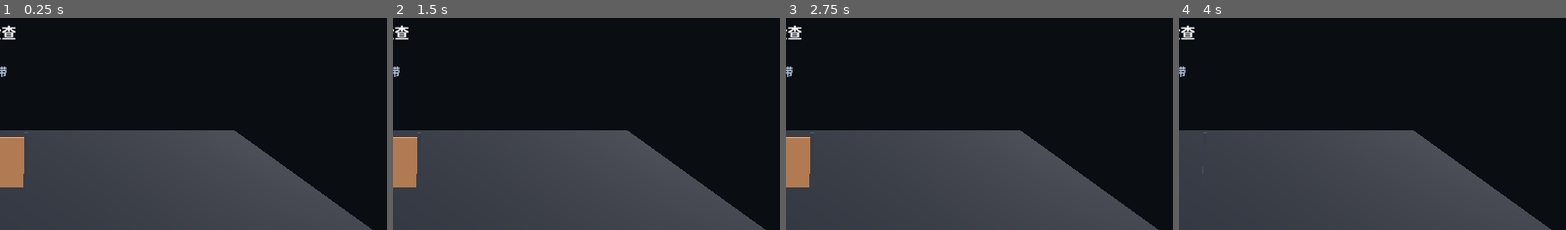
Above: before the commit, frames 1-4 (left to right).
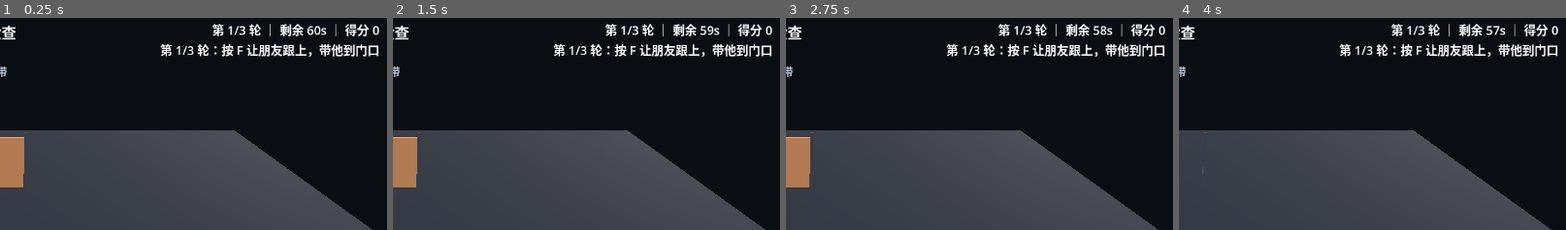
Above: after the commit, the same moments.

Repository: RequieMa/dual-faced-world
Game: Godot game, scene res://scenes/main.tscn
The game is run twice, just before and just after one commit, with the same random seed, the same clock (stepped at 60 frames per second) and the same inputs.
Inputs (mouse positions are % of the whole screen's width and height, from its top left):
- Up to frame 1 (0.25 s): no input
- Up to frame 2 (1.5 s): tap Enter at 0.5 s; move the mouse to (72, 44) at 0.52 s; hold D 0.53-1.25 s; tap 1 (game_camera_1) at 0.6 s; click (72, 44) at 0.67 s; tap 2 (game_camera_2) at 0.8 s; tap R (game_restart, bound only after the commit) at 1.25 s; drag from (30, 54) to (45, 69) at 1.27 s
- Up to frame 3 (2.75 s): tap R (game_restart, bound only after the commit) at 2 s; move the mouse to (60, 26) at 2.02 s; hold D from 2.03 s (still down); tap 0 (game_camera_off) at 2.1 s; tap Tab (game_cycle_npc) at 2.3 s
- Up to frame 4 (4 s): release D at 2.75 s; tap R (game_restart, bound only after the commit) at 2.75, 3.5 s; drag from (45, 69) to (20, 33) at 2.77 s; move the mouse to (80, 64) at 3.52 s; hold A from 3.53 s (still down); tap Space (game_dialogue) at 3.6 s; tap H (game_door) at 3.8 s
The pictures show only the part of the screen within x 49-99%, y 0-50%; the shares and areas given below are measured in that part.

The runs differ from the first frame. In frame 1, 2.8% of the frame differs, in the area x 41-98%, y 2-19%; in frame 2, 2.8%; in frame 3, 2.8%; in frame 4, 2.8%.

Commit message:
feat: 可玩 demo —— 3 轮限时把朋友引导到门口 (#43)
* feat: add a playable 3-round prologue demo (guide the friend to the door)

GameRoot now runs a small playable loop on top of the existing systems:

- 3 rounds x 60s: press F to make npc_imaginary follow its route to the door; arriving
  completes the round (score = 100 + seconds left), timeout fails the round (R retries,
  R after winning replays)
- burning a camera costs 30 points per camera (burned stays burned, M16); each round
  unlocks one tape for the inspection panel (demo stand-in for scene pickups)
- demo HUD (round / timer / score / objective) built in code; demo auto-starts only when
  auto_tick is true so headless tests keep the old assembly contract (start_demo() drives it)
- tests/test_prologue_demo.gd: 31 assertions (full run, timeout + retry, burn penalty,
  HUD, tape unlock, loop round sync)

* fix: guard the demo test count and settle burns on phase change

Review follow-ups:
- tests/test_prologue_demo: EXPECTED_CHECKS = 37 guard (a missing or renamed demo API now
  fails the suite instead of printing a false PASS); assert TapeArchive exists; assert the
  NPC reset at round 2; assert outcome=timeout in loop history; assert a retry does not
  unlock an extra tape; settle burned cameras before phase changes and assert no double
  penalty
- game_root: start_demo fails loudly when the target NPC is missing; the first demo round
  resets the world; burn penalties are settled on arrival/timeout; retries no longer unlock
  tapes; R works while the tape panel is open; failures record outcome=timeout
- docs/README/API table: ceil wording, R semantics, demo API rows
- tests/test_game_root_input: cover game_restart registration/cleanup

* fix: settle burns across the lost phase and record the won outcome

- complete_round now writes end_round({outcome: won}) so the winning round is not
  recorded as 'rewind' by a later replay
- retry settles cameras burned after the timeout (the clock keeps ticking while lost) and
  closes the tape panel; test burns C2 while lost and asserts the -60 total, then no double
- docs/TODO updated to the real assertion count (40) and tape-unlock wording

Diff:
--- a/scripts/game_root.gd
+++ b/scripts/game_root.gd
@@ -58,6 +58,7 @@
 	"game_tape_forward": KEY_UP,
 	"game_tape_back": KEY_DOWN,
 	"game_close": KEY_ESCAPE,
+	"game_restart": KEY_R,
 }
 
 const HINT_TEXTS := {
@@ -107,6 +108,22 @@
 var _tape_index: int = 0
 var _tape_time: float = 0.0
 const TAPE_SEEK_STEP := 10.0
+
+## 可玩 demo（序章）：数据驱动的轮次目标，剧情以后重设计也不影响这套骨架。
+const DEMO_ROUNDS := 3
+const DEMO_ROUND_TIME := 60.0
+const DEMO_ROUND_SCORE := 100
+const DEMO_BURN_PENALTY := 30
+const DEMO_TARGET_NPC := "npc_imaginary"
+
+var _demo_round: int = 0
+var _demo_score: int = 0
+var _demo_time_left: float = 0.0
+var _demo_phase: String = "idle"
+var _demo_message: String = ""
+var _demo_round_burned: Array[String] = []
+var _demo_hud: CanvasLayer = null
+var _demo_label: Label = null
 
 
 func _ready() -> void:
@@ -120,6 +137,8 @@
 	_capture_world_initial_state()
 	_refresh_hud()
 	set_process(auto_tick)
+	if auto_tick:
+		start_demo()
 
 
 func _exit_tree() -> void:
@@ -140,12 +159,12 @@
 
 
 ## 按键分发（InputMap 是唯一来源）：测试直接调用它，避免依赖真实输入循环。
-## 面板打开时只响应录像带相关按键，避免后台误切机位/发提示。
+## 面板打开时只响应录像带相关按键与重试，避免后台误切机位/发提示。
 func dispatch_key_event(event: InputEventKey) -> bool:
 	if not event.pressed or event.echo:
 		return false
 	for action in INPUT_ACTIONS:
-		if _tape_open and not (String(action).begins_with("game_tape") or action == "game_close"):
+		if _tape_open and not (String(action).begins_with("game_tape") or action == "game_close" or action == "game_restart"):
 			continue
 		if event.is_action_pressed(action):
 			return handle_action(action)
@@ -367,6 +386,9 @@
 			return _action_tape_seek(-TAPE_SEEK_STEP)
 		"game_close":
 			return _action_close()
+		"game_restart":
+			_demo_retry()
+			return true
 		_:
 			return false
 
@@ -604,6 +626,157 @@
 	}
 
 
+# --- 可玩 demo（序章） -----------------------------------------------------------
+
+## 3 轮目标：每轮限时把朋友（npc_imaginary）引导到门口。
+## 到达 = NPC 的 waypoint_index 走完 route 并进入 WAIT；超时 = 本轮失败，按 R 重试。
+## 分数 = 每轮 100 + 剩余秒数，烧毁摄像头每台 -30（永久烧毁，符合 M16）。
+func start_demo() -> void:
+	if not _npcs.has(DEMO_TARGET_NPC):
+		_fail("demo 目标 NPC %s 不存在" % DEMO_TARGET_NPC)
+	_demo_round = 1
+	_demo_score = 0
+	_demo_phase = "playing"
+	_begin_demo_round(true)
+
+
+func is_demo_active() -> bool:
+	return _demo_phase == "playing"
+
+
+func get_demo_state() -> Dictionary:
+	return {
+		"phase": _demo_phase,
+		"round": _demo_round,
+		"rounds": DEMO_ROUNDS,
+		"time_left": _demo_time_left,
+		"score": _demo_score,
+		"message": _demo_message,
+		"burned": _burned_cameras(),
+	}
+
+
+func _begin_demo_round(discover_tape: bool = true) -> void:
+	_demo_time_left = DEMO_ROUND_TIME
+	_demo_round_burned = _burned_cameras()
+	_demo_message = "第 %d/%d 轮：按 F 让朋友跟上，带他到门口" % [_demo_round, DEMO_ROUNDS]
+	if _loop_manager.get_round_index() == 0:
+		start_round()
+		reset_for_loop(0.0)
+	else:
+		restart_round(0.0)
+	if discover_tape:
+		_discover_next_tape()
+	_ensure_demo_hud()
+	_refresh_demo_hud()
+
+
+func _update_demo(delta: float) -> void:
+	if _demo_phase != "playing":
+		return
+	_demo_time_left = maxf(0.0, _demo_time_left - delta)
+	_apply_burn_penalty()
+	if _demo_target_arrived():
+		_complete_demo_round()
+	elif _demo_time_left <= 0.0:
+		_demo_fail("超时")
+	_refresh_demo_hud()
+
+
+func _demo_target_arrived() -> bool:
+	var npc = _npcs.get(DEMO_TARGET_NPC)
+	if npc == null or not is_instance_valid(npc):
+		return false
+	var npc_state: Dictionary = npc.get_state()
+	return String(npc_state.get("state", "")) == "WAIT" \
+		and int(npc_state.get("route_size", 0)) > 0 \
+		and int(npc_state.get("waypoint_index", 0)) >= int(npc_state.get("route_size", 0))
+
+
+func _apply_burn_penalty() -> void:
+	for camera_id in _burned_cameras():
+		if _demo_round_burned.has(camera_id):
+			continue
+		_demo_round_burned.append(camera_id)
+		_demo_score -= DEMO_BURN_PENALTY
+		_demo_message = "摄像头 %s 过载烧毁，扣 %d 分" % [camera_id, DEMO_BURN_PENALTY]
+
+
+func _complete_demo_round() -> void:
+	_demo_score += DEMO_ROUND_SCORE + int(ceil(_demo_time_left))
+	if _round_active:
+		end_round({"outcome": "won"})
+	if _demo_round >= DEMO_ROUNDS:
+		_demo_phase = "won"
+		_demo_message = "演示通关 · 得分 %d（按 R 重玩）" % _demo_score
+	else:
+		_demo_round += 1
+		_begin_demo_round()
+
+
+func _demo_fail(reason: String) -> void:
+	_demo_phase = "lost"
+	_demo_message = "本轮失败：%s（按 R 重试）" % reason
+	if _round_active:
+		end_round({"outcome": "timeout"})
+
+
+func _demo_retry() -> void:
+	if _demo_phase == "lost":
+		# 失败后计时仍在跑（tick 继续推进摄像头），重试前把这段烧毁补扣。
+		_apply_burn_penalty()
+		_demo_phase = "playing"
+		if _tape_open:
+			_close_tape()
+		_begin_demo_round(false)  # 重试不额外解锁磁带
+	elif _demo_phase == "won":
+		start_demo()
+
+
+func _burned_cameras() -> Array[String]:
+	var burned: Array[String] = []
+	if not is_instance_valid(_camera_session):
+		return burned
+	for camera_id in _camera_session.get_state().get("burned", []):
+		burned.append(String(camera_id))
+	return burned
+
+
+func _discover_next_tape() -> void:
+	var archive = get_node_or_null("/root/TapeArchive")
+	if archive == null or not archive.has_method("get_tapes"):
+		return
+	if archive.has_method("load_default_library") and archive.get_tapes().is_empty():
+		archive.load_default_library()
+	for tape in archive.get_tapes():
+		if not bool(tape.known_to_player):
+			archive.discover(String(tape.tape_id))
+			return
+
+
+func _ensure_demo_hud() -> void:
+	if _demo_hud != null:
+		return
+	_demo_hud = CanvasLayer.new()
+	_demo_hud.name = "DemoHud"
+	add_child(_demo_hud)
+	_demo_label = Label.new()
+	_demo_label.set_anchors_and_offsets_preset(Control.PRESET_TOP_RIGHT)
+	_demo_label.offset_left = -460.0
+	_demo_label.offset_top = 20.0
+	_demo_label.offset_right = -24.0
+	_demo_label.horizontal_alignment = HORIZONTAL_ALIGNMENT_RIGHT
+	_demo_label.add_theme_font_size_override("font_size", 18)
+	_demo_hud.add_child(_demo_label)
+
+
+func _refresh_demo_hud() -> void:
+	if _demo_label == null:
+		return
+	_demo_label.text = "第 %d/%d 轮 ｜ 剩余 %ds ｜ 得分 %d\n%s" % [
+		_demo_round, DEMO_ROUNDS, int(ceil(_demo_time_left)), _demo_score, _demo_message]
+
+
 # --- HUD -----------------------------------------------------------------------
 
 func _refresh_hud() -> void:
@@ -645,6 +818,7 @@
 		var npc = _npcs[target_id]
 		if is_instance_valid(npc) and npc.has_method("tick"):
 			npc.tick(delta)
+	_update_demo(delta)
 
 
 # --- 摄像头（W1） ---------------------------------------------------------------
--- a/tests/test_game_root_input.gd
+++ b/tests/test_game_root_input.gd
@@ -20,7 +20,7 @@
 	"game_camera_off", "game_hint_follow", "game_hint_wait", "game_hint_open",
 	"game_indicator", "game_door", "game_cycle_npc", "game_dialogue",
 	"game_tape", "game_tape_next", "game_tape_prev", "game_tape_forward",
-	"game_tape_back", "game_close",
+	"game_tape_back", "game_close", "game_restart",
 ]
 
 var _failures: Array[String] = []
--- /dev/null
+++ b/tests/test_prologue_demo.gd
@@ -0,0 +1,216 @@
+extends SceneTree
+## 可玩 demo（序章）测试：3 轮目标 / 计时 / 得分 / 失败重试 / 烧毁扣分 / 磁带解锁。
+## 运行：godot --headless --path . --script tests/test_prologue_demo.gd
+## 退出码 0 = 全绿，1 = 有用例失败。
+
+const SCENE_PATH := "res://scenes/game_root.tscn"
+## 全绿时应执行的断言数：运行时错误会中止当前函数，靠数量守恒抓住「假绿」。
+const EXPECTED_CHECKS := 40
+
+var _failures: Array[String] = []
+var _checks: int = 0
+var _started := false
+
+
+func _initialize() -> void:
+	_check("存在 scenes/game_root.tscn", ResourceLoader.exists(SCENE_PATH))
+
+
+func _process(_delta: float) -> bool:
+	if _started:
+		return false
+	_started = true
+	_run_tests()
+	return false
+
+
+func _run_tests() -> void:
+	_check("存在 TapeArchive autoload", root.get_node_or_null("TapeArchive") != null)
+	_test_full_run()
+	_test_timeout_and_retry()
+	_test_burn_penalty()
+	_report()
+
+
+# --- 通关流程 ------------------------------------------------------------------
+
+func _test_full_run() -> void:
+	var instance := _new_game_root()
+	if instance == null:
+		_check("game_root 可实例化", false)
+		return
+	instance.start_demo()
+	var state: Dictionary = instance.get_demo_state()
+	_check("start_demo 后进入 playing", String(state["phase"]) == "playing", str(state))
+	_check("第 1/3 轮", int(state["round"]) == 1 and int(state["rounds"]) == 3, str(state))
+	_check("限时 60 秒", is_equal_approx(float(state["time_left"]), 60.0), str(state))
+	_check("开局得分为 0", int(state["score"]) == 0, str(state))
+	_check("开局自动开始循环第 1 轮", instance.get_loop_manager().get_round_index() == 1)
+	_check("有 demo HUD", instance.get_node_or_null("DemoHud") != null)
+	var hud_label := instance.get_node_or_null("DemoHud").get_child(0) as Label
+	_check("HUD 显示轮次与目标", hud_label != null and hud_label.text.contains("第 1/3 轮")
+		and hud_label.text.contains("带他到门口"), "" if hud_label == null else hud_label.text)
+	var archive = root.get_node_or_null("TapeArchive")
+	if archive != null:
+		_check("开局解锁第一盘磁带", archive.known_count() >= 1, str(archive.known_count()))
+
+	instance.tick(10.0)
+	state = instance.get_demo_state()
+	_check("tick 推进倒计时", float(state["time_left"]) < 51.0 and float(state["time_left"]) > 49.0,
+		str(state))
+
+	_finish_round(instance)
+	state = instance.get_demo_state()
+	_check("把朋友带到门口后进入第 2 轮", int(state["round"]) == 2 and String(state["phase"]) == "playing",
+		str(state))
+	_check("成功一轮得分 > 100", int(state["score"]) > 100, str(state))
+	_check("循环轮次跟随 demo 轮次", instance.get_loop_manager().get_round_index() == 2,
+		str(instance.get_loop_manager().get_round_index()))
+	var npc_after_round: Dictionary = instance.get_state()["guide"]["npcs"]["npc_imaginary"]
+	_check("第 2 轮开始时 NPC 已复位",
+		String(npc_after_round["state"]) == "IDLE" and int(npc_after_round["waypoint_index"]) == 0,
+		str(npc_after_round))
+
+	_finish_round(instance)
+	_finish_round(instance)
+	state = instance.get_demo_state()
+	_check("完成 3 轮后通关", String(state["phase"]) == "won", str(state))
+	_check("通关得分 >= 300", int(state["score"]) >= 300, str(state))
+	_check("通关文案含「通关」", String(state["message"]).contains("通关"), str(state["message"]))
+	if archive != null:
+		_check("三轮后已解锁多盘磁带", archive.known_count() >= 2, str(archive.known_count()))
+
+	# 通关后按 R 重玩
+	var score_before := int(state["score"])
+	instance.handle_action("game_restart")
+	state = instance.get_demo_state()
+	_check("通关后 R 重玩回到第 1 轮", String(state["phase"]) == "playing" and int(state["round"]) == 1,
+		str(state))
+	_check("重玩清空得分", int(state["score"]) == 0 and score_before >= 300, str(state))
+	instance.free()
+
+
+func _finish_round(instance) -> void:
+	var before_round := int(instance.get_demo_state()["round"])
+	instance.handle_action("game_hint_follow")
+	for i in range(40):
+		instance.tick(0.5)
+		var state: Dictionary = instance.get_demo_state()
+		if String(state["phase"]) != "playing" or int(state["round"]) != before_round:
+			return
+
+
+# --- 超时与重试 ----------------------------------------------------------------
+
+func _test_timeout_and_retry() -> void:
+	var instance := _new_game_root()
+	if instance == null:
+		_check("第二个实例可实例化", false)
+		return
+	instance.start_demo()
+	var start_score := int(instance.get_demo_state()["score"])
+	var archive = root.get_node_or_null("TapeArchive")
+	var known_before := 0
+	if archive != null:
+		known_before = archive.known_count()
+	instance.tick(61.0)
+	var state: Dictionary = instance.get_demo_state()
+	_check("超时后本轮失败", String(state["phase"]) == "lost", str(state))
+	_check("失败文案含「超时」", String(state["message"]).contains("超时"), str(state["message"]))
+	_check("超时不加得分", int(state["score"]) == start_score, str(state))
+	_check("失败时 demo 不是 active", instance.is_demo_active() == false)
+	var history: Array = instance.get_loop_manager().get_history()
+	_check("超时写入轮次结果 outcome=timeout",
+		not history.is_empty() and String(history[-1].get("outcome", "")) == "timeout", str(history))
+
+	instance.handle_action("game_restart")
+	state = instance.get_demo_state()
+	_check("R 重试回到同一轮", String(state["phase"]) == "playing" and int(state["round"]) == 1,
+		str(state))
+	_check("重试后倒计时重置", is_equal_approx(float(state["time_left"]), 60.0), str(state))
+	_check("重试重置 NPC 状态",
+		String(instance.get_state()["guide"]["npcs"]["npc_imaginary"]["state"]) == "IDLE",
+		str(instance.get_state()["guide"]["npcs"]["npc_imaginary"]))
+	if archive != null:
+		_check("重试不额外解锁磁带", archive.known_count() == known_before,
+			"%d -> %d" % [known_before, archive.known_count()])
+	instance.free()
+
+
+# --- 烧毁扣分 ------------------------------------------------------------------
+
+func _test_burn_penalty() -> void:
+	var instance := _new_game_root()
+	if instance == null:
+		_check("第三个实例可实例化", false)
+		return
+	instance.start_demo()
+	_check("进入 C1", instance.handle_action("game_camera_1"))
+	instance.tick(7.0)
+	var state: Dictionary = instance.get_demo_state()
+	_check("C1 过载烧毁", instance.get_camera_session().is_burned("C1"),
+		str(instance.get_camera_session().get_state()))
+	_check("烧毁扣 30 分", int(state["score"]) == -30, str(state))
+	_check("烧毁有提示文案", String(state["message"]).contains("烧毁"), str(state["message"]))
+	instance.tick(1.0)
+	_check("同一台机位不重复扣分", int(instance.get_demo_state()["score"]) == -30,
+		str(instance.get_demo_state()))
+	instance.tick(60.0)
+	var timeout_state: Dictionary = instance.get_demo_state()
+	_check("超时前烧毁的机位已结算",
+		String(timeout_state["phase"]) == "lost" and int(timeout_state["score"]) == -30,
+		str(timeout_state))
+	# 失败阶段计时仍在跑：再烧一台，重试时应补扣。
+	_check("失败后仍可切机位", instance.handle_action("game_camera_2"))
+	instance.tick(7.0)
+	_check("失败阶段的烧毁暂不扣分", int(instance.get_demo_state()["score"]) == -30,
+		str(instance.get_demo_state()))
+	instance.handle_action("game_restart")
+	_check("重试时补扣失败阶段烧毁的机位", int(instance.get_demo_state()["score"]) == -60,
+		str(instance.get_demo_state()))
+	instance.tick(1.0)
+	_check("重试后不再次扣分", int(instance.get_demo_state()["score"]) == -60,
+		str(instance.get_demo_state()))
+	instance.free()
+
+
+# --- 工具 ---------------------------------------------------------------------
+
+func _new_game_root() -> Node:
+	var packed := ResourceLoader.load(SCENE_PATH) as PackedScene
+	if packed == null:
+		return null
+	var instance := packed.instantiate()
+	if instance == null:
+		return null
+	instance.auto_tick = false
+	root.add_child(instance)
+	return instance
+
+
+# --- 断言 ---------------------------------------------------------------------
+
+func _check(label: String, condition: bool, detail: String = "") -> void:
+	_checks += 1
+	if condition:
+		print("PASS  ", label)
+	else:
+		var message := label
+		if not detail.is_empty():
+			message += "  [" + detail + "]"
+		_failures.append(message)
+		printerr("FAIL  ", message)
+
+
+func _report() -> void:
+	if _failures.is_empty() and _checks != EXPECTED_CHECKS:
+		_failures.append("断言数守卫：期望 %d，实际 %d（用例被跳过或运行时错误）" % [EXPECTED_CHECKS, _checks])
+	print("----")
+	if _failures.is_empty():
+		print("PROLOGUE_DEMO_TEST_PASS (%d checks)" % _checks)
+		quit(0)
+	else:
+		printerr("PROLOGUE_DEMO_TEST_FAIL (%d/%d failed)" % [_failures.size(), _checks])
+		for failure in _failures:
+			printerr("  - ", failure)
+		quit(1)
Not shown, changed: TODO.md
Not shown, changed: docs/MECHANICS_GAMEPLAY.md
